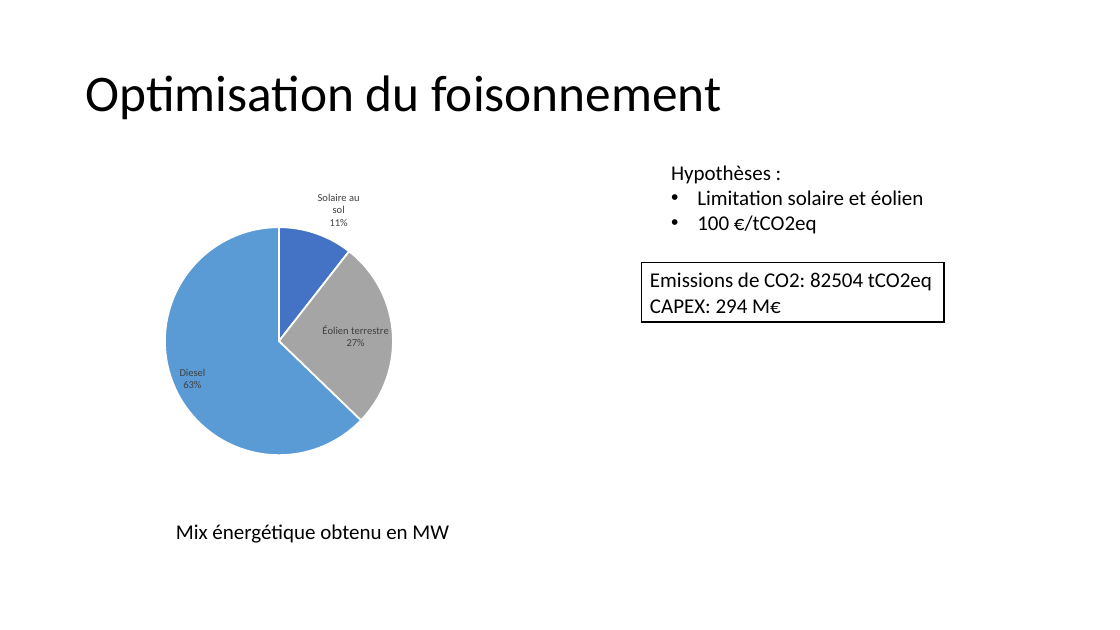
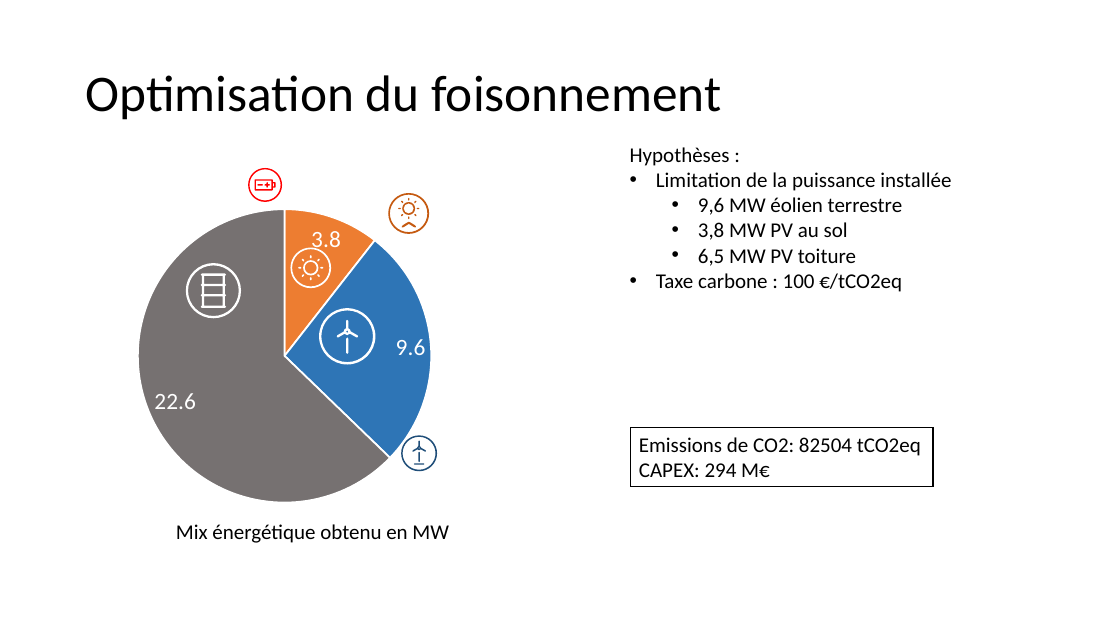
Before and after one commit to cledat/Projet-EA314, a slide deck: slide 8 of rapport.pptx (slide 10 before the commit). Drawn at 1120x630 pixels with LibreOffice and Linux fonts; fonts in the diff are those of the drawing. Boxes give left, top, right and bottom in pixels: in the first picture for what was removed or moved away, otherwise in the second. Text is boxed around its words. In the diff, an @@ line names an element or a change of style, - is before the commit and + after.

```diff
--- a/rapport.pptx
+++ b/rapport.pptx
@@ text "Hypothèses :" moved from (x1=671, y1=165, x2=924, y2=234) to (x1=630, y1=147, x2=951, y2=292) @@
@@ pie chart added at (x1=108, y1=168, x2=462, y2=514) @@
+categories: 1, 2, 3, 4, 5, 6
+Series 1: 3.8, 0, 9.6, 0, 22.6, 0
@@ pie chart removed at (x1=132, y1=177, x2=429, y2=466) @@
-categories: Solaire au sol, Solaire toiture, Éolien terrestre, Éolien off-shore, Diesel, Stockage
-Series 1: 11, 0, 27, 0, 63, 0
@@ freeform shape added at (x1=248, y1=168, x2=281, y2=202), fill #FF0000 @@
@@ freeform shape added at (x1=255, y1=179, x2=276, y2=190), fill #FF0000 @@
@@ text at (x1=656, y1=172, x2=951, y2=292): text changed @@
-• Limitation solaire et éolien
-• 100 €/tCO2eq
+• Limitation de la puissance installée
+  • 9,6 MW éolien terrestre
+  • 3,8 MW PV au sol
+  • 6,5 MW PV toiture
+• Taxe carbone : 100 €/tCO2eq
@@ group added at (x1=388, y1=193, x2=429, y2=234): 12 freeform shapes @@
@@ freeform shape added at (x1=186, y1=263, x2=241, y2=318), fill #FFFFFF @@
@@ freeform shape added at (x1=201, y1=274, x2=226, y2=308), fill #FFFFFF @@
@@ group added at (x1=291, y1=248, x2=331, y2=288): 10 freeform shapes @@
@@ freeform shape added at (x1=319, y1=308, x2=376, y2=365), fill #FFFFFF @@
@@ freeform shape added at (x1=337, y1=320, x2=359, y2=338), fill #FFFFFF @@
@@ freeform shape added at (x1=346, y1=338, x2=349, y2=355), fill #FFFFFF @@
@@ rectangle "Emissions de CO2: 82504 tCO2eq" moved from (x1=642, y1=263, x2=944, y2=323) to (x1=631, y1=428, x2=933, y2=487) @@
@@ group added at (x1=402, y1=435, x2=438, y2=471): 4 freeform shapes @@
```
Also in this commit, not shown: 8 other slides changed, 1 slide added, 1 other file.
